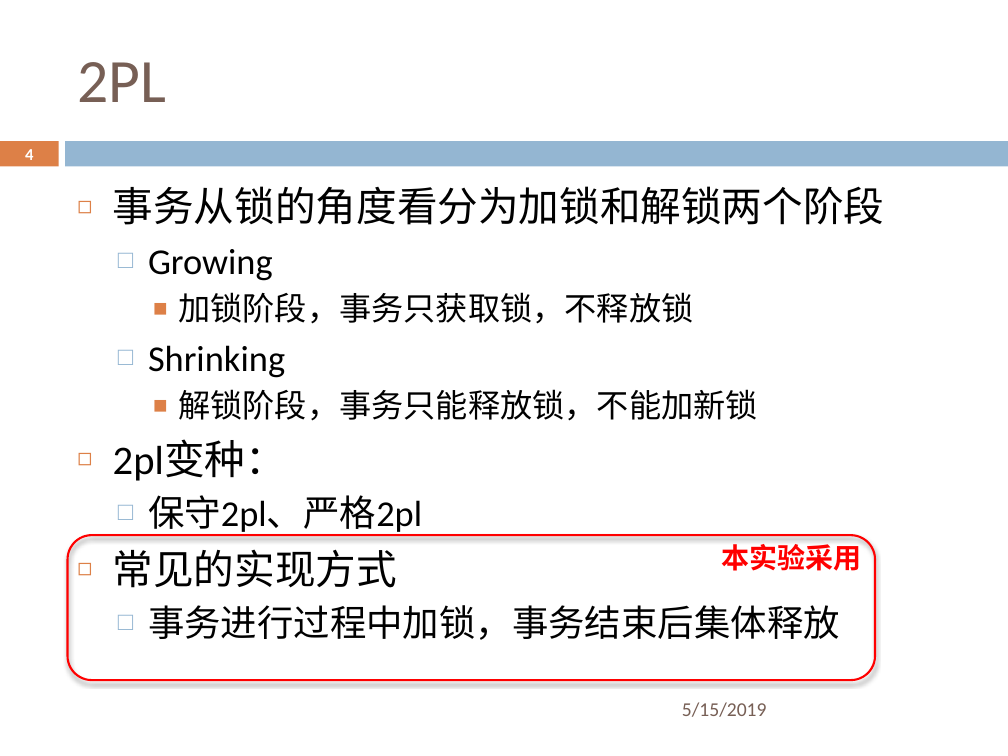
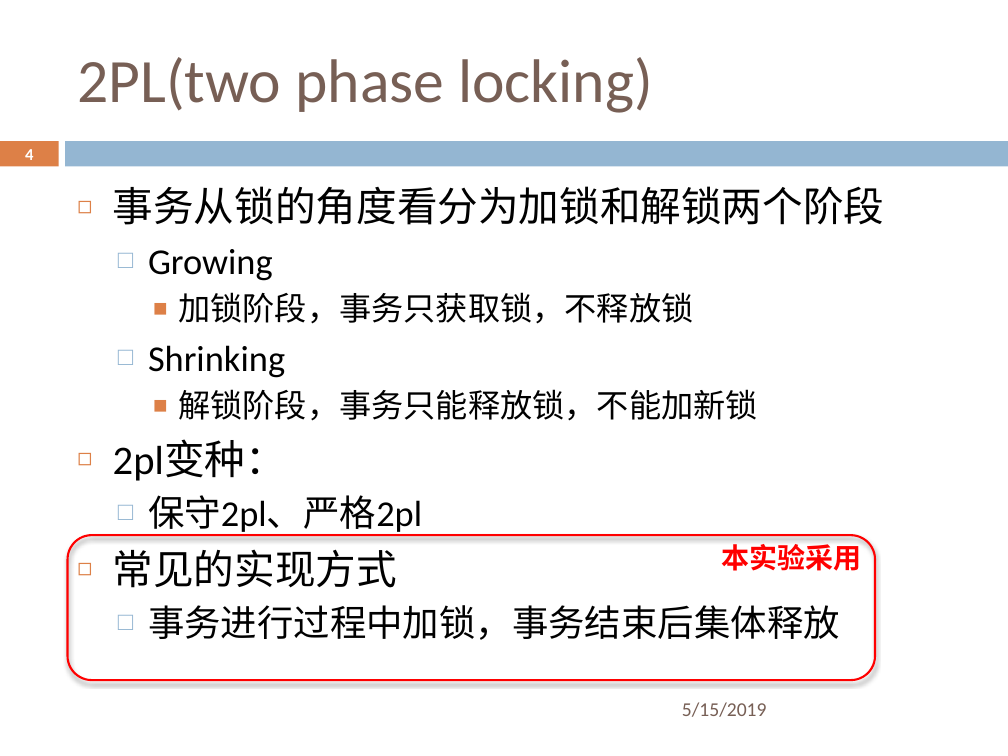
Before and after one commit to ZhangZihao270/DaSE_DBMS_Implemention, a slide deck: slide 4 of 并发控制/cc_lock/cc_lock.pptx. Drawn at 1008x756 pixels with LibreOffice and Linux fonts; fonts in the diff are those of the drawing; background and template pictures are left out. Boxes give left, top, right and bottom in pixels: in the first picture for what was removed or moved away, otherwise in the second. Text is boxed around its words. In the diff, an @@ line names an element or a change of style, - is before the commit and + after.

```diff
--- a/并发控制/cc_lock/cc_lock.pptx
+++ b/并发控制/cc_lock/cc_lock.pptx
@@ title at [77, 57, 653, 113]: text changed @@
-2PL
+2PL(two phase locking)
```
Also in this commit, not shown: 4 other slides changed.
